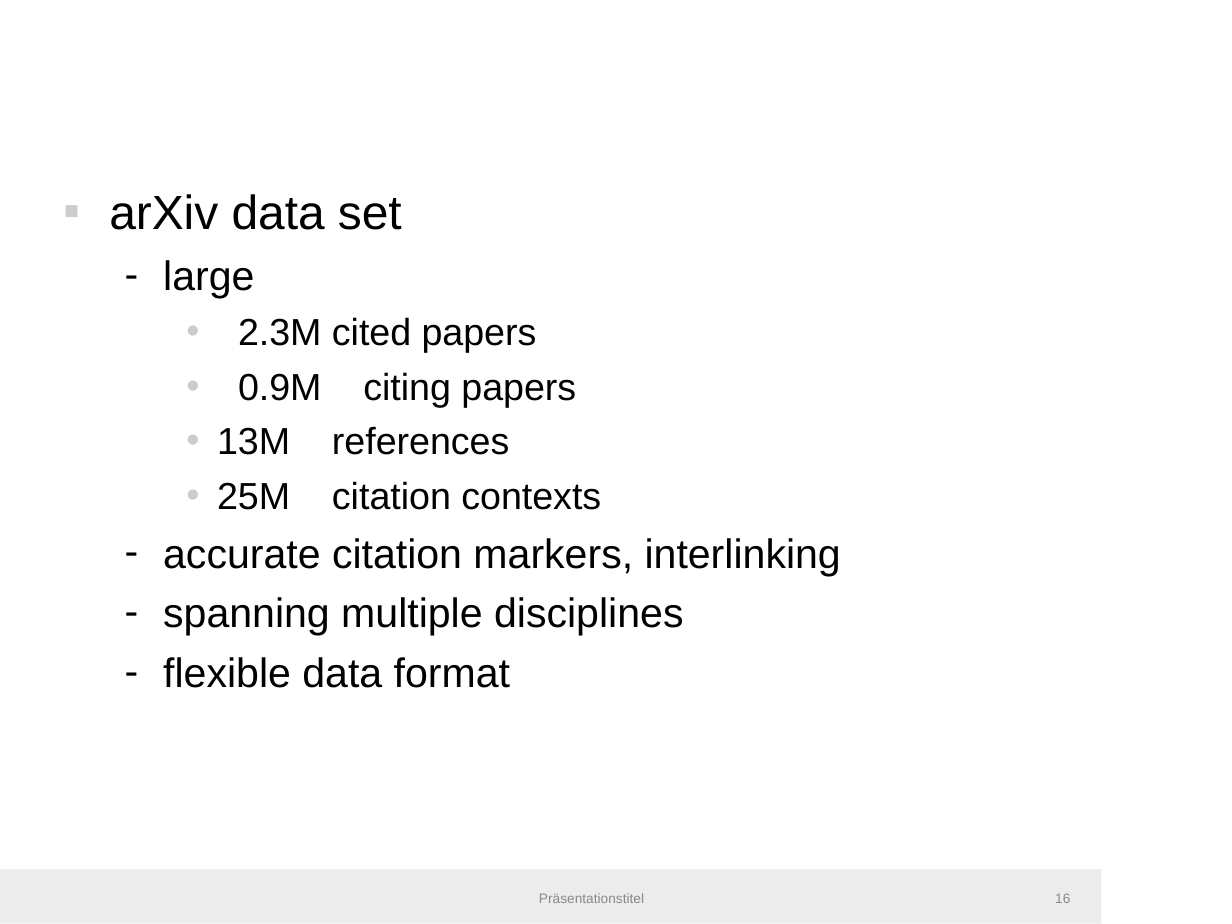
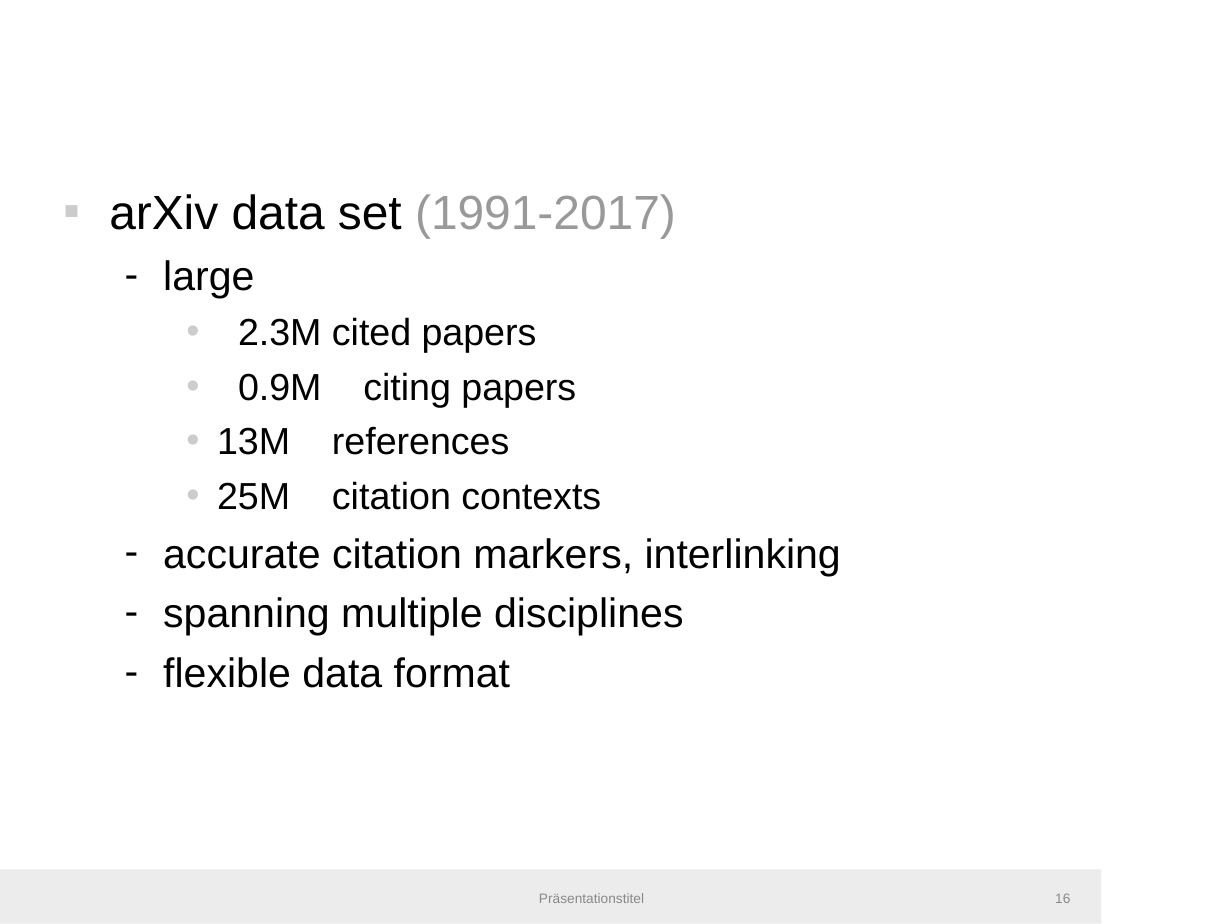
Before and after one commit to IllDepence/master_thesis, a slide deck: slide 16 of pres/pres.odp. Drawn at 1232x924 pixels with LibreOffice and Linux fonts; fonts in the diff are those of the drawing; background and template pictures are left out. Boxes give left, top, right and bottom in pixels: in the first picture for what was removed or moved away, otherwise in the second. Text is boxed around its words. In the diff, an @@ line names an element or a change of style, - is before the commit and + after.

```diff
--- a/pres/pres.odp
+++ b/pres/pres.odp
@@ text at [109,194,676,238]: text changed @@
-▪ arXiv data set
+▪ arXiv data set (1991-2017)
```
Also in this commit, not shown: 3 other slides changed, 8 slides added, 3 other files.
